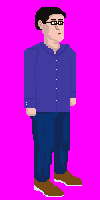
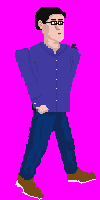
Two versions of the same layered image (100 x 200). Layer-by-layer changes:
added group "In Between 1.2" with 21 layers above "In-Between 1.1" over bbox(15, 44, 96, 200)
added group "Upper Body #4" with 9 layers in group "In Between 1.2" over bbox(15, 44, 81, 114)
added group "Torso #4" with 7 layers in group "Upper Body #4" over bbox(15, 44, 81, 114)
added group "Right Arm #4" with 2 layers in group "Torso #4" over bbox(15, 48, 49, 114)
added layer "Right Bicep #4" in group "Right Arm #4" over bbox(15, 48, 40, 89)
added layer "Right Forearm #4" in group "Right Arm #4" over bbox(26, 82, 49, 114)
added layer "Chest #4" in group "Torso #4" over bbox(30, 44, 68, 112)
added group "Left Arm #4" with 2 layers in group "Torso #4" over bbox(67, 44, 81, 105)
added layer "Left Bicep #4" in group "Left Arm #4" over bbox(67, 44, 81, 83)
added layer "Left Forearm #4" in group "Left Arm #4" over bbox(70, 73, 73, 105)
added group "Lower Body #4" with 10 layers in group "In Between 1.2" over bbox(15, 101, 96, 200)
added group "Right Leg #4" with 4 layers in group "Lower Body #4" over bbox(15, 101, 58, 200)
added layer "Right Thigh #4" in group "Right Leg #4" over bbox(27, 101, 58, 153)
added group "Right Boot #4" with 2 layers in group "Right Leg #4" over bbox(15, 139, 48, 200)
added layer "Right Shin #4" in group "Right Boot #4" over bbox(18, 139, 48, 180)
added layer "Right Foot #4" in group "Right Boot #4" over bbox(15, 170, 44, 200)
added group "Left Leg #4" with 4 layers in group "Lower Body #4" over bbox(45, 103, 96, 184)
added layer "Left Thigh #4" in group "Left Leg #4" over bbox(45, 103, 75, 153)
added group "Left Boot #4" with 2 layers in group "Left Leg #4" over bbox(58, 137, 96, 184)
added layer "Left Shin #4" in group "Left Boot #4" over bbox(58, 137, 78, 174)
added layer "Left Foot #4" in group "Left Boot #4" over bbox(66, 167, 96, 184)
"Base": opacity 100% → 0% over bbox(24, 44, 82, 197)
